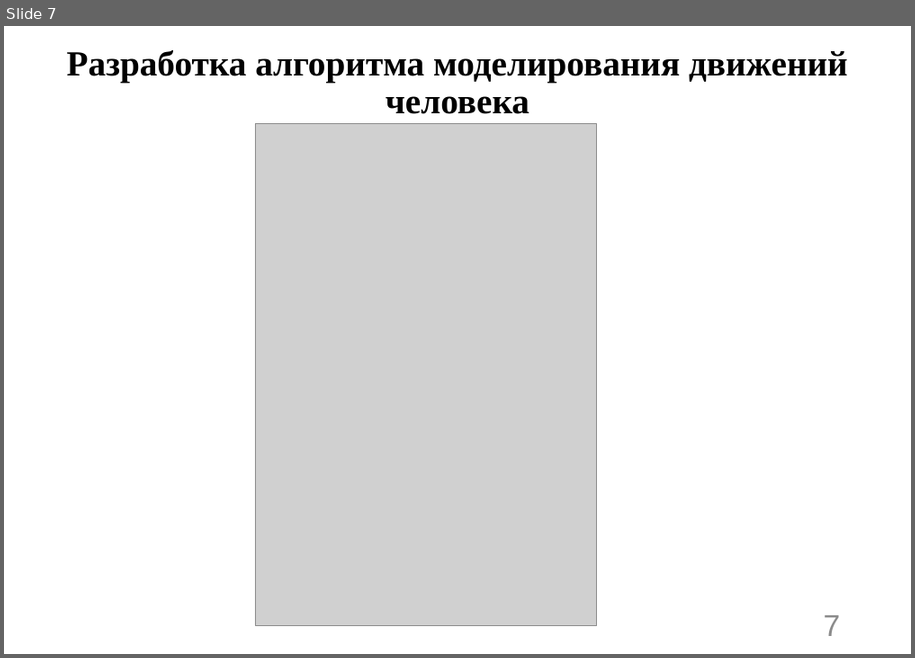
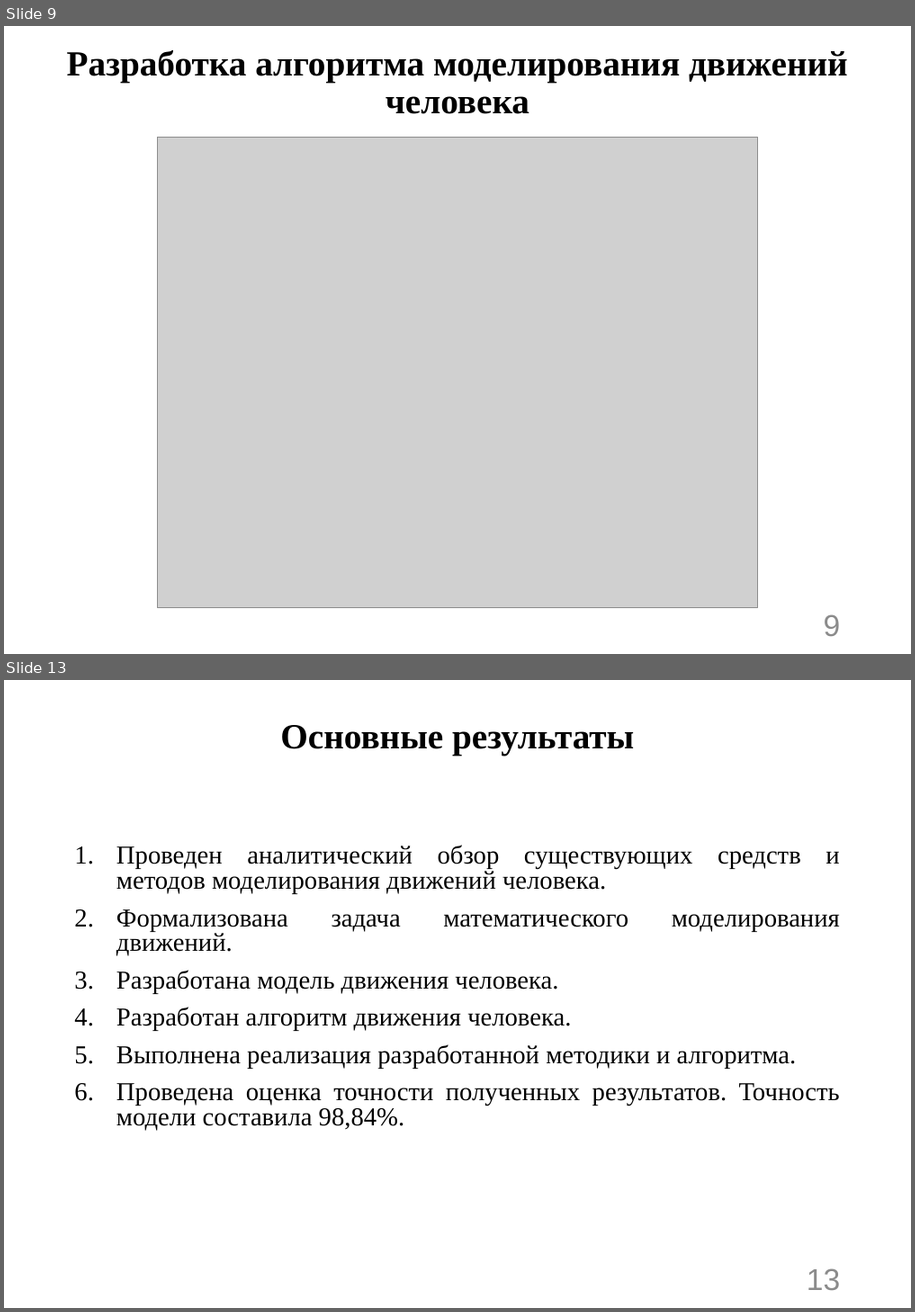
Before and after one commit to n7arti/MIET.Magistratura, a slide deck: Диссертация/Смотр 2 курс 2 семестр/Артамонова_презентация.pptx. Shown one above the other, each under a label of ours: slide 7 before the commit, slides 9 and 13 after it; the slides between them are not shown. The pictures are 915x658 and 915x1312 pixels, drawn with LibreOffice and Linux fonts; fonts in the diff are those of the drawing; grey boxes stand for pictures. Boxes give left, top, right and bottom in pixels: in the first picture for what was removed or moved away, otherwise in the second. Text is boxed around its words. In the diff, an @@ line names an element or a change of style, - is before the commit and + after.

```diff
--- a/Диссертация/Смотр 2 курс 2 семестр/Артамонова_презентация.pptx
+++ b/Диссертация/Смотр 2 курс 2 семестр/Артамонова_презентация.pptx
@@ slide 13 added at (x1=4, y1=680, x2=911, y2=1308), background #FFFFFF @@
@@ title added at (x1=280, y1=725, x2=634, y2=756), 30.3 pt, text #000000, bold @@
+Основные результаты
@@ text added at (x1=116, y1=845, x2=840, y2=1131), 22.2 pt, text #000000 @@
+1. Проведен аналитический обзор существующих средств и методов моделирования движений человека.
+2. Формализована задача математического моделирования движений.
+3. Разработана модель движения человека.
+4. Разработан алгоритм движения человека.
+5. Выполнена реализация разработанной методики и алгоритма.
+6. Проведена оценка точности полученных результатов. Точность модели составила 98,84%.
@@ page number added at (x1=807, y1=1269, x2=840, y2=1290), 26 pt, text #8C8C8C @@
+13
@@ what was slide 7 is now slide 9 @@
@@ slide 9 changed as well @@
@@ picture resized from (x1=255, y1=124, x2=597, y2=625) to (x1=157, y1=137, x2=758, y2=608) @@
@@ page number at (x1=824, y1=615, x2=841, y2=636): text changed @@
-7
+9
```
Also in this commit, not shown: 6 other slides changed, 7 other slides added, 7 other files.
